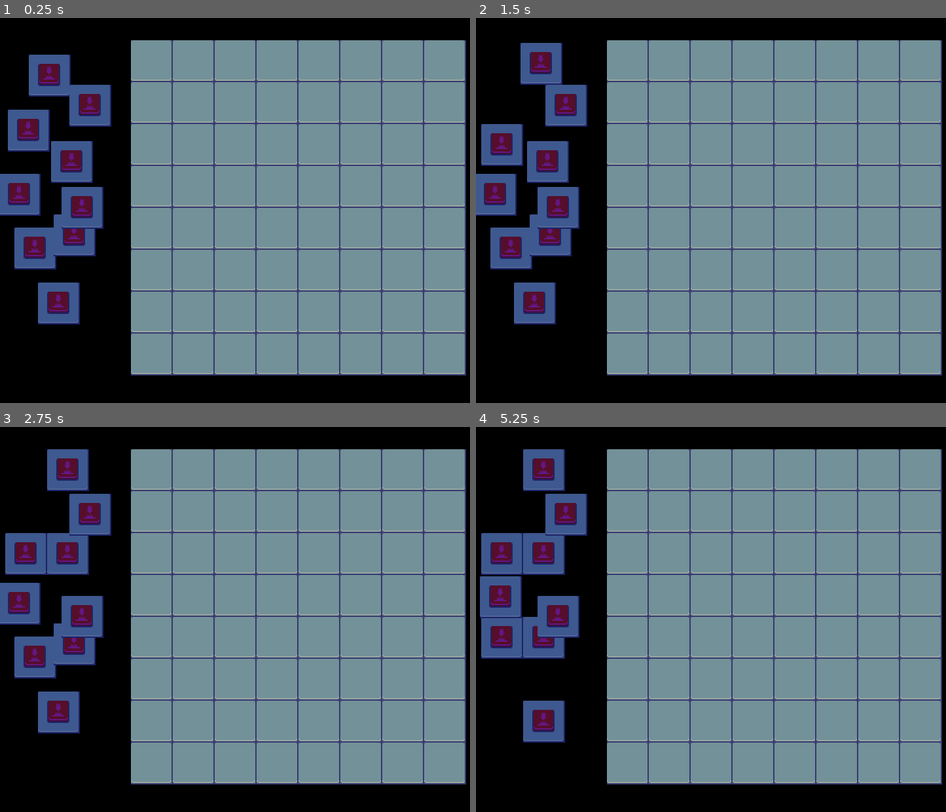
Above: before the commit, frames 1-4 (two rows, left to right).
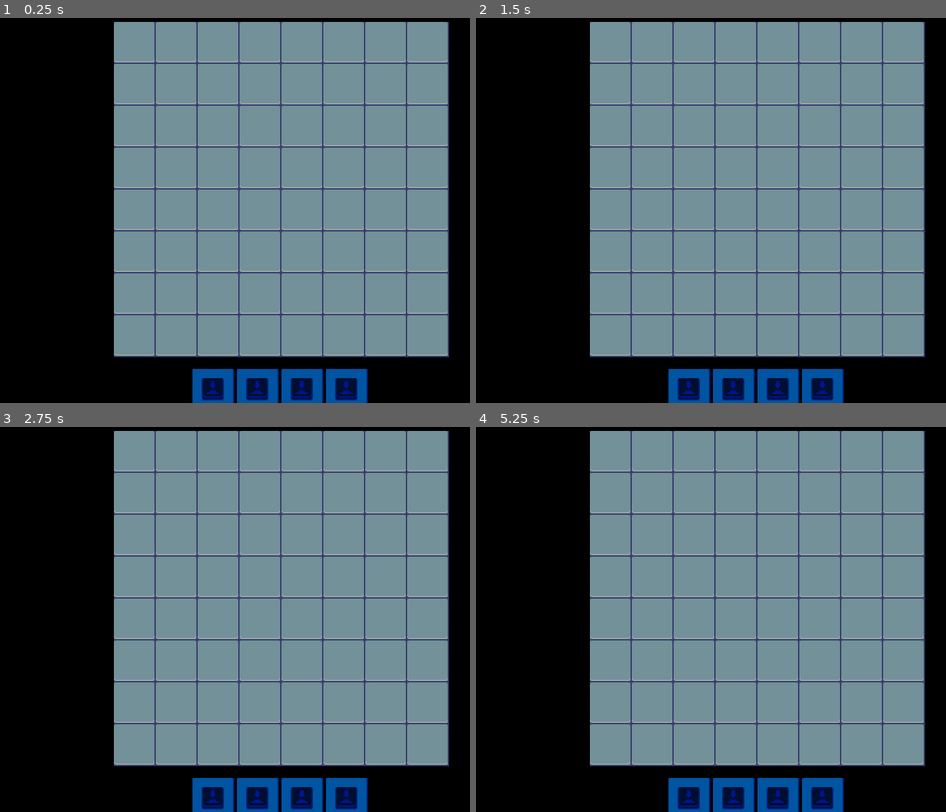
Above: after the commit, the same moments.

Repository: andresgamboaa/card-board-game-system
Game: Godot game, scene res://test.tscn
The game is run twice, just before and just after one commit, with the same random seed, the same clock (stepped at 60 frames per second) and the same inputs.
Inputs (mouse positions are in pixels of both pictures, inside the frame that each line leads up to):
- Up to frame 1 (0.25 s): no input
- Up to frame 2 (1.5 s): tap Enter at 0.5 s; move the mouse to (504, 129) at 0.52 s; click (504, 129) at 0.6 s; tap Space at 1.25 s; move the mouse to (527, 75) at 1.27 s; click (527, 75) at 1.35 s
- Up to frame 3 (2.75 s): tap Enter at 2 s; move the mouse to (70, 569) at 2.02 s; click (70, 569) at 2.1 s
- Up to frame 4 (5.25 s): tap Space at 2.75, 4.25 s; move the mouse to (537, 711) at 2.77 s; click (537, 711) at 2.85 s; tap Enter at 3.5 s; move the mouse to (513, 658) at 3.52 s; click (513, 658) at 3.6 s; move the mouse to (551, 642) at 4.27 s; click (551, 642) at 4.35 s; move the mouse to (494, 604) at 5.02 s; click (494, 604) at 5.1 s

The runs differ from the first frame. In frame 1, 34% of the frame differs, in the area x 0-100%, y 1-100%; in frame 2, 34%; in frame 3, 34%; in frame 4, 34%.

Commit message:
Create card's restrictive movement system

Diff:
--- a/scenes/card.tscn
+++ b/scenes/card.tscn
@@ -1,7 +1,8 @@
-[gd_scene load_steps=6 format=3 uid="uid://dj21g3xvpkyrh"]
+[gd_scene load_steps=7 format=3 uid="uid://dj21g3xvpkyrh"]
 
 [ext_resource type="Script" path="res://scripts/card.gd" id="1_cmda1"]
 [ext_resource type="Texture2D" uid="uid://cx681prvkst3l" path="res://assets/scifitiles-sheet.png" id="1_rp32k"]
+[ext_resource type="PackedScene" uid="uid://cngnnml84agsv" path="res://scenes/moves.tscn" id="3_atmvp"]
 
 [sub_resource type="AtlasTexture" id="AtlasTexture_rgeg5"]
 atlas = ExtResource("1_rp32k")
@@ -22,17 +23,22 @@
 size = Vector2(30, 30)
 
 [node name="Card" type="Area2D"]
-modulate = Color(0.384314, 0.439216, 0.67451, 1)
 monitoring = false
 monitorable = false
 script = ExtResource("1_cmda1")
 
 [node name="AnimatedSprite2D" type="AnimatedSprite2D" parent="."]
+modulate = Color(0, 0.415686, 0.764706, 1)
 texture_filter = 1
 sprite_frames = SubResource("SpriteFrames_kngew")
 
 [node name="CollisionShape2D" type="CollisionShape2D" parent="."]
+visible = false
 shape = SubResource("RectangleShape2D_m8m0j")
+
+[node name="Moves" parent="." instance=ExtResource("3_atmvp")]
 
 [connection signal="mouse_entered" from="." to="." method="_on_mouse_entered"]
 [connection signal="mouse_exited" from="." to="." method="_on_mouse_exited"]
+
+[editable path="Moves"]
--- /dev/null
+++ b/scenes/moves.tscn
@@ -0,0 +1,42 @@
+[gd_scene load_steps=5 format=3 uid="uid://cngnnml84agsv"]
+
+[ext_resource type="Script" path="res://scripts/moves.gd" id="1_d6pfh"]
+[ext_resource type="Texture2D" uid="uid://cx681prvkst3l" path="res://assets/scifitiles-sheet.png" id="2_t0pry"]
+
+[sub_resource type="AtlasTexture" id="AtlasTexture_55u40"]
+atlas = ExtResource("2_t0pry")
+region = Rect2(128, 0, 32, 32)
+
+[sub_resource type="SpriteFrames" id="SpriteFrames_7xplu"]
+animations = [{
+"frames": [{
+"duration": 1.0,
+"texture": SubResource("AtlasTexture_55u40")
+}],
+"loop": true,
+"name": &"default",
+"speed": 5.0
+}]
+
+[node name="Moves" type="Node2D"]
+script = ExtResource("1_d6pfh")
+
+[node name="AnimatedSprite2D2" type="AnimatedSprite2D" parent="."]
+texture_filter = 1
+position = Vector2(32, 0)
+sprite_frames = SubResource("SpriteFrames_7xplu")
+
+[node name="AnimatedSprite2D3" type="AnimatedSprite2D" parent="."]
+texture_filter = 1
+position = Vector2(-32, 0)
+sprite_frames = SubResource("SpriteFrames_7xplu")
+
+[node name="AnimatedSprite2D4" type="AnimatedSprite2D" parent="."]
+texture_filter = 1
+position = Vector2(0, -32)
+sprite_frames = SubResource("SpriteFrames_7xplu")
+
+[node name="AnimatedSprite2D7" type="AnimatedSprite2D" parent="."]
+texture_filter = 1
+position = Vector2(0, 32)
+sprite_frames = SubResource("SpriteFrames_7xplu")
--- a/scenes/tile.tscn
+++ b/scenes/tile.tscn
@@ -18,6 +18,21 @@
 "speed": 5.0
 }]
 
+[sub_resource type="AtlasTexture" id="AtlasTexture_pay04"]
+atlas = ExtResource("1_rurwf")
+region = Rect2(128, 0, 32, 32)
+
+[sub_resource type="SpriteFrames" id="SpriteFrames_m07w0"]
+animations = [{
+"frames": [{
+"duration": 1.0,
+"texture": SubResource("AtlasTexture_pay04")
+}],
+"loop": true,
+"name": &"default",
+"speed": 5.0
+}]
+
 [node name="Cell" type="Node2D"]
 modulate = Color(0.717647, 0.717647, 0.717647, 1)
 texture_filter = 1
@@ -25,3 +40,8 @@
 
 [node name="AnimatedSprite2D" type="AnimatedSprite2D" parent="."]
 sprite_frames = SubResource("SpriteFrames_q48hu")
+
+[node name="ValidSprite" type="AnimatedSprite2D" parent="."]
+visible = false
+modulate = Color(1, 1, 1, 0.392157)
+sprite_frames = SubResource("SpriteFrames_m07w0")
--- a/scripts/board.gd
+++ b/scripts/board.gd
@@ -1,30 +1,53 @@
 @tool
 class_name Board extends Node2D
 
-# CONSTS________________________________________________________________________
+# CONSTS _______________________________________________________________________
 const WIDTH := 8
 const HEIGHT := WIDTH
 const CELL_SIZE := 32
 
+# PRIVATE VARIABLES ____________________________________________________________
 @onready var _tile_scene = preload("res://scenes/tile.tscn")
 @onready var _grid: Dictionary = _initialize_grid()
 
 
+# PUBLIC METHODS _______________________________________________________________
 func contains(global_position:Vector2) -> bool:
 	var grid_width = CELL_SIZE * WIDTH
 	var grid_height = CELL_SIZE * HEIGHT
 	var offset = floor(CELL_SIZE / 2)
-	var rect = Rect2(self.global_position - Vector2(offset, offset), Vector2(grid_width, grid_height))
+	var rect = Rect2(
+		self.global_position - Vector2(offset, offset),
+		Vector2(grid_width, grid_height)
+	)
 	return rect.has_point(global_position)
 
 
 func get_snap_position(global_position: Vector2) -> Vector2:
-	return round(to_local(global_position) / CELL_SIZE) * CELL_SIZE + self.global_position
+	return (
+		round(to_local(global_position) / CELL_SIZE) * CELL_SIZE +
+		self.global_position
+	)
 
 
-func is_position_valid(global_position: Vector2) -> bool:
+func mark_valid_positions(global_positions) -> void:
+	for global_position in global_positions:
+		if contains(global_position):
+			var cell: Cell = _grid[global_to_grid_position(global_position)]
+			cell.valid = true
+
+
+func unmark_valid_positions() -> void:
+	for cell in _grid.values():
+		cell = cell as Cell
+		cell.valid = false
+
+
+func is_position_valid(global_position: Vector2, only_valid_cells) -> bool:
 	if contains(global_position):
 		var cell: Cell = _grid[global_to_grid_position(global_position)]
+		if only_valid_cells:
+			return cell.is_clear() and cell.valid
 		return cell.is_clear()
 	return false
 
@@ -57,6 +80,7 @@
 	return floor(local_position / CELL_SIZE)
 
 
+# PRIVATE METHODS ______________________________________________________________
 func _initialize_grid() -> Dictionary:
 	var grid: Dictionary
 
--- a/scripts/card.gd
+++ b/scripts/card.gd
@@ -1,4 +1,5 @@
 class_name Card extends Area2D
+
 
 @export var board: Board
 
@@ -11,7 +12,15 @@
 var _last_valid_pos := position
 var _is_dragging := false
 var _is_mouse_over := false
+var _is_on_board := false
 var _dragging_offset := Vector2.ZERO
+var _moves: Array[Vector2]
+
+
+func _ready():
+	for tile in $Moves.get_children():
+		_moves.append(tile.position)
+	$Moves.queue_free()
 
 
 func _physics_process(delta: float) -> void:
@@ -21,9 +30,16 @@
 		_release()
 	if _is_dragging: _drag()
 
+
 # ACTIONS ______________________________________________________________________
 func _start_dragging() -> void:
 	z_index = 100
+
+	if _is_on_board:
+		board.mark_valid_positions(_moves.map(
+			func(pos): return to_global(pos) as Vector2
+		))
+
 	_dragging_offset = get_viewport().get_mouse_position() - position
 	_is_dragging = true
 
@@ -35,7 +51,7 @@
 func _release():
 	_is_dragging = false
 
-	if board.is_position_valid(position):
+	if board.is_position_valid(position, _is_on_board):
 		await create_tween().tween_property(
 			self,
 			"position",
@@ -43,6 +59,8 @@
 			ANIMATION_DURATION
 		).finished
 
+		_is_on_board = true
+		board.unmark_valid_positions()
 		board.add_card(self)
 		board.clear_position(_last_valid_pos)
 		_last_valid_pos = position
@@ -55,6 +73,7 @@
 			ANIMATION_DURATION
 		).finished
 
+		board.unmark_valid_positions()
 		z_index = 0
 
 
--- a/scripts/cell.gd
+++ b/scripts/cell.gd
@@ -7,6 +7,12 @@
 		else:
 			content = null
 
+var valid: bool:
+	set(value):
+		valid = value
+		$ValidSprite.visible = valid
+
+
 func add_card(card: Card):
 	content = card
 
--- /dev/null
+++ b/scripts/moves.gd
@@ -0,0 +1 @@
+class_name Moves extends Node2D
--- a/test.tscn
+++ b/test.tscn
@@ -6,40 +6,20 @@
 [node name="Test" type="Node2D"]
 
 [node name="Board" parent="." instance=ExtResource("1_sib86")]
-position = Vector2(116, 39)
-
-[node name="Card" parent="." node_paths=PackedStringArray("board") instance=ExtResource("2_i870a")]
-position = Vector2(22, 92)
-board = NodePath("../Board")
-
-[node name="Card2" parent="." node_paths=PackedStringArray("board") instance=ExtResource("2_i870a")]
-position = Vector2(38, 50)
-board = NodePath("../Board")
-
-[node name="Card3" parent="." node_paths=PackedStringArray("board") instance=ExtResource("2_i870a")]
-position = Vector2(55, 116)
-board = NodePath("../Board")
+position = Vector2(103, 25)
 
 [node name="Card5" parent="." node_paths=PackedStringArray("board") instance=ExtResource("2_i870a")]
-position = Vector2(45, 224)
+position = Vector2(163, 290)
 board = NodePath("../Board")
 
 [node name="Card6" parent="." node_paths=PackedStringArray("board") instance=ExtResource("2_i870a")]
-position = Vector2(27, 182)
+position = Vector2(197, 290)
 board = NodePath("../Board")
 
 [node name="Card7" parent="." node_paths=PackedStringArray("board") instance=ExtResource("2_i870a")]
-position = Vector2(57, 172)
+position = Vector2(231, 290)
 board = NodePath("../Board")
 
 [node name="Card8" parent="." node_paths=PackedStringArray("board") instance=ExtResource("2_i870a")]
-position = Vector2(15, 141)
+position = Vector2(265, 290)
 board = NodePath("../Board")
-
-[node name="Card9" parent="." node_paths=PackedStringArray("board") instance=ExtResource("2_i870a")]
-position = Vector2(63, 151)
-board = NodePath("../Board")
-
-[node name="Card4" parent="." node_paths=PackedStringArray("board") instance=ExtResource("2_i870a")]
-position = Vector2(69, 73)
-board = NodePath("../Board")
Not shown: 1 places in scenes/tile.tscn that only renumber resources
